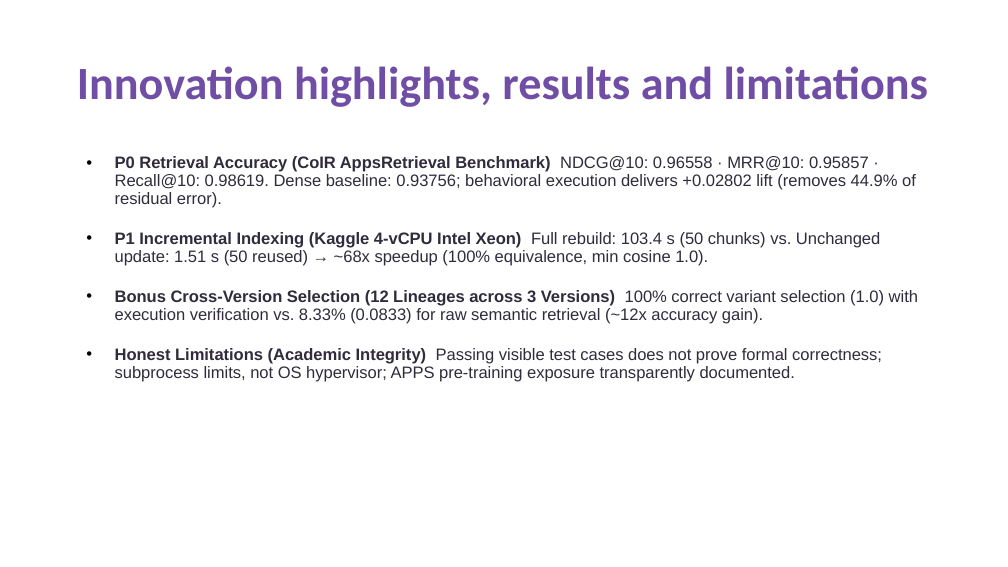
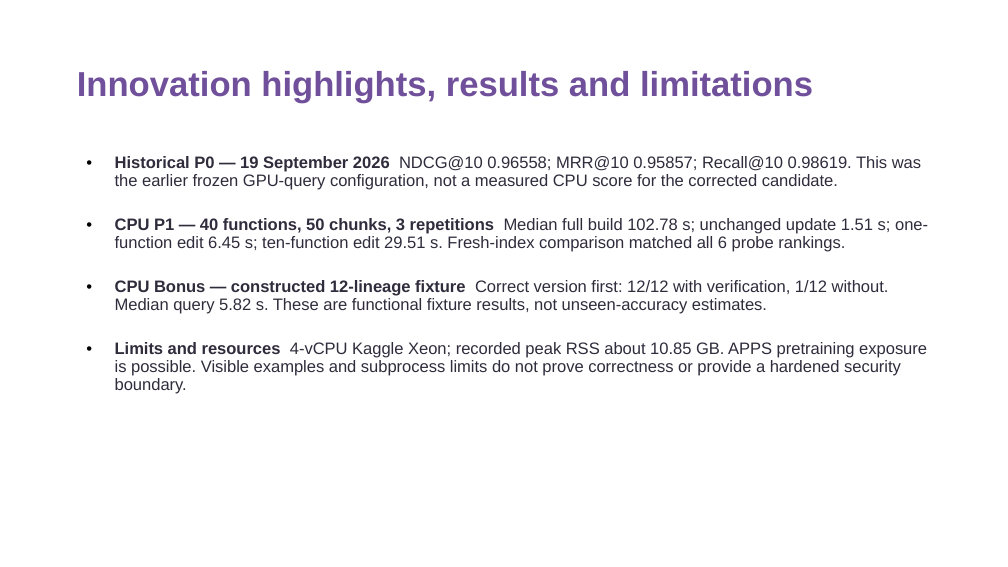
Before and after one commit to krizz711/CodeDoctor-Agentic-Semantic-and-Structural-Intelligence-for-Code-Repositories, a slide deck: slide 8 of VITV_Doctors_Submission.pptx. Drawn at 1008x567 pixels with LibreOffice and Linux fonts; fonts in the diff are those of the drawing. Boxes give left, top, right and bottom in pixels: in the first picture for what was removed or moved away, otherwise in the second. Text is boxed around its words. In the diff, an @@ line names an element or a change of style, - is before the commit and + after.

Commit message:
fix: prepare audited submission corrections locally

```diff
--- a/VITV_Doctors_Submission.pptx
+++ b/VITV_Doctors_Submission.pptx
@@ title "Innovation highlights, results and limitations" at [77, 71, 813, 103]: size 44 to 33 pt, font Calibri to Arial, text colour #704EA6 to #70509B @@
@@ text at [115, 156, 928, 394]: text changed @@
-• P0 Retrieval Accuracy (CoIR AppsRetrieval Benchmark) NDCG@10: 0.96558 · MRR@10: 0.95857 · Recall@10: 0.98619. Dense baseline: 0.93756; behavioral execution delivers +0.02802 lift (removes 44.9% of residual error).
-• P1 Incremental Indexing (Kaggle 4-vCPU Intel Xeon) Full rebuild: 103.4 s (50 chunks) vs. Unchanged update: 1.51 s (50 reused) → ~68x speedup (100% equivalence, min cosine 1.0).
-• Bonus Cross-Version Selection (12 Lineages across 3 Versions) 100% correct variant selection (1.0) with execution verification vs. 8.33% (0.0833) for raw semantic retrieval (~12x accuracy gain).
-• Honest Limitations (Academic Integrity) Passing visible test cases does not prove formal correctness; subprocess limits, not OS hypervisor; APPS pre-training exposure transparently documented.
+• Historical P0 — 19 September 2026 NDCG@10 0.96558; MRR@10 0.95857; Recall@10 0.98619. This was the earlier frozen GPU-query configuration, not a measured CPU score for the corrected candidate.
+• CPU P1 — 40 functions, 50 chunks, 3 repetitions Median full build 102.78 s; unchanged update 1.51 s; one-function edit 6.45 s; ten-function edit 29.51 s. Fresh-index comparison matched all 6 probe rankings.
+• CPU Bonus — constructed 12-lineage fixture Correct version first: 12/12 with verification, 1/12 without. Median query 5.82 s. These are functional fixture results, not unseen-accuracy estimates.
+• Limits and resources 4-vCPU Kaggle Xeon; recorded peak RSS about 10.85 GB. APPS pretraining exposure is possible. Visible examples and subprocess limits do not prove correctness or provide a hardened security boundary.
```
Also in this commit, not shown: 10 other slides changed, 49 other files.
